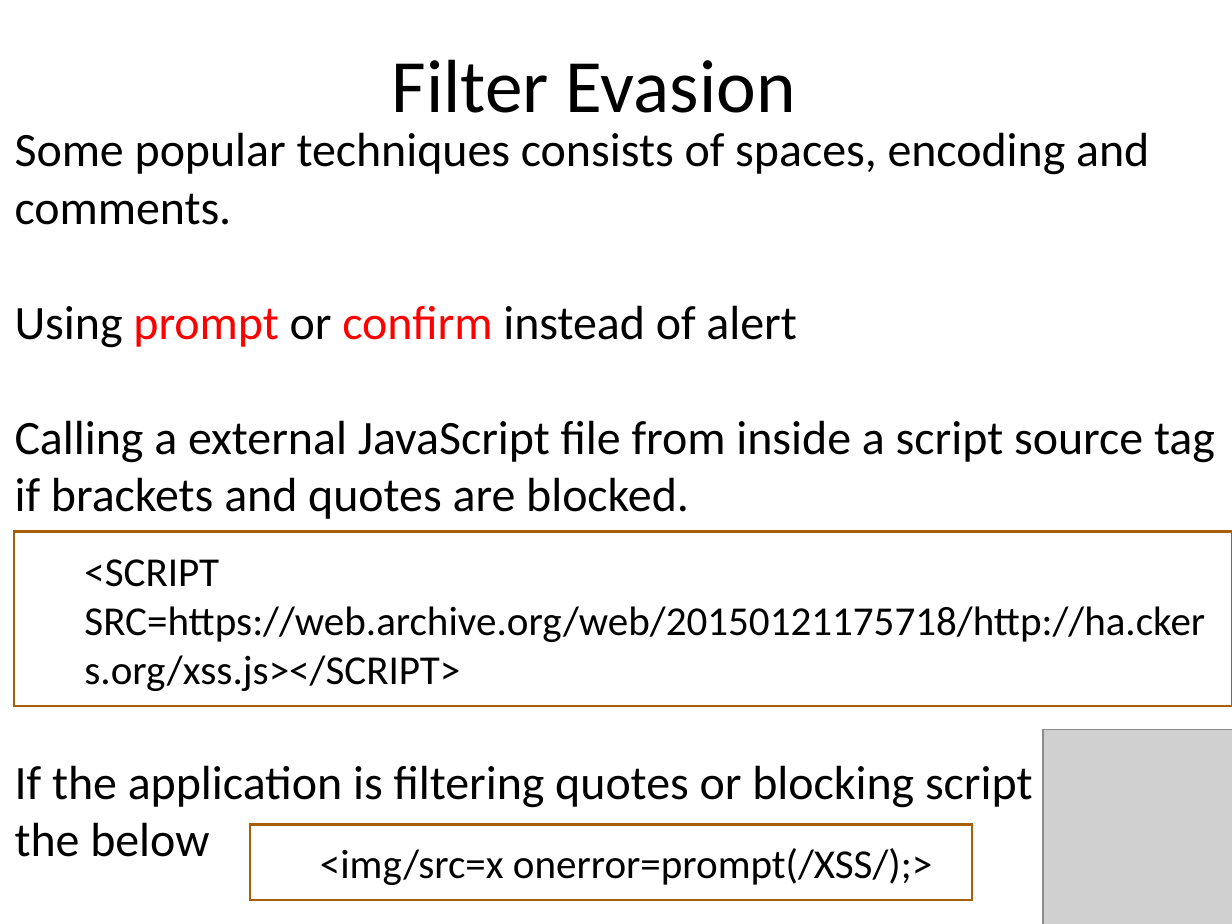
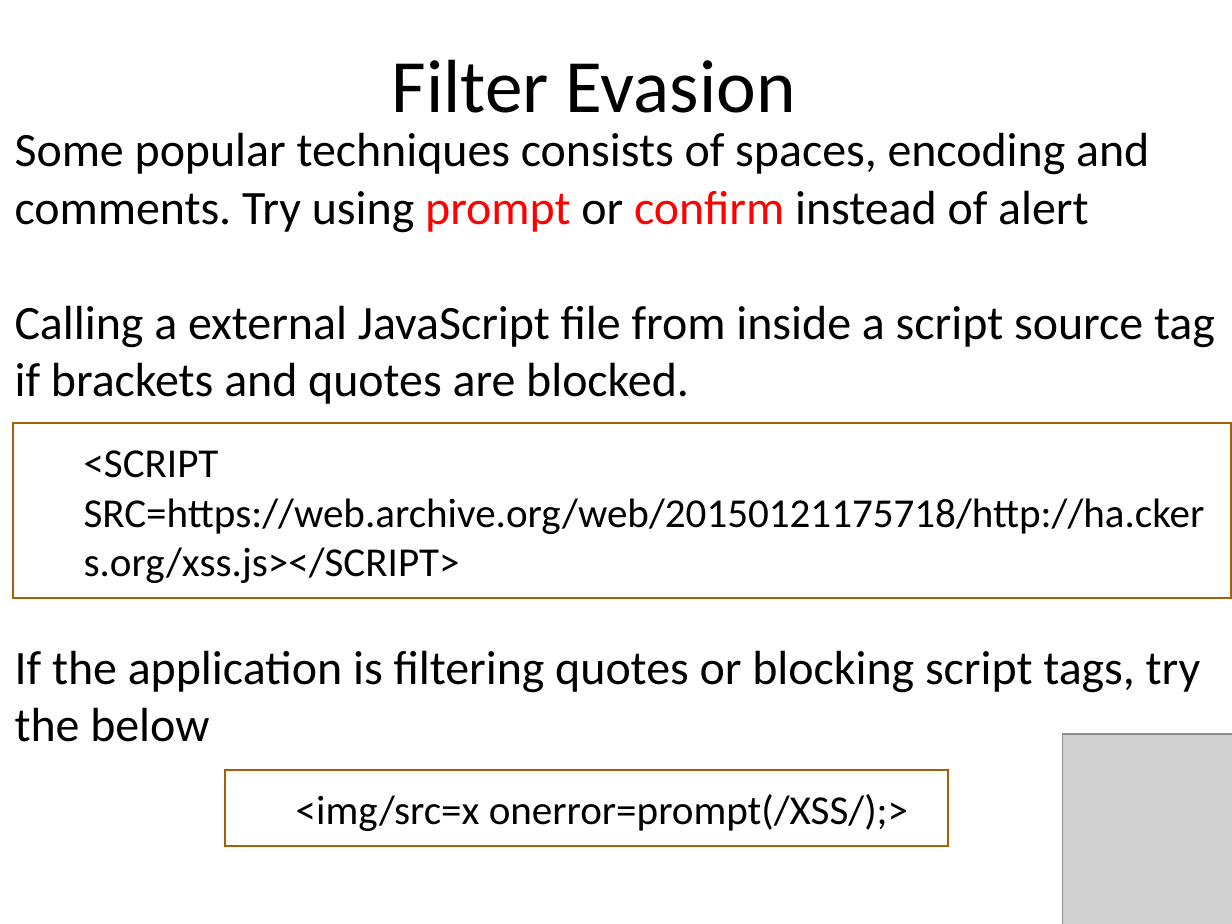
Before and after one commit to snoopysecurity/Public, a slide deck: slide 24 of Presentations/SHU Hacksoc/xss primer- snoopy security (2).ppt. Drawn at 1232x924 pixels with LibreOffice and Linux fonts; fonts in the diff are those of the drawing; grey boxes stand for pictures; background and template pictures are left out. Boxes give left, top, right and bottom in pixels: in the first picture for what was removed or moved away, otherwise in the second. Text is boxed around its words. In the diff, an @@ line names an element or a change of style, - is before the commit and + after.

```diff
--- a/Presentations/SHU Hacksoc/xss primer- snoopy security (2).ppt
+++ b/Presentations/SHU Hacksoc/xss primer- snoopy security (2).ppt
@@ text at (x1=15, y1=132, x2=1149, y2=233): text changed @@
-Some popular techniques consists of spaces, encoding and comments.
-Using prompt or confirm instead of alert
+Some popular techniques consists of spaces, encoding and comments. Try using prompt or confirm instead of alert
@@ rectangle "<SCRIPT SRC=https://web.archive.org/web/20150121175718/http: ..." moved from (x1=14, y1=531, x2=1232, y2=706) to (x1=14, y1=424, x2=1232, y2=599) @@
@@ picture resized from (x1=1044, y1=729, x2=1232, y2=924) to (x1=1062, y1=734, x2=1232, y2=924) @@
@@ rectangle "<img/src=x onerror=prompt(/XSS/);>" moved from (x1=250, y1=824, x2=973, y2=899) to (x1=225, y1=770, x2=949, y2=845) @@
```
Also in this commit, not shown: 35 other slides changed.
